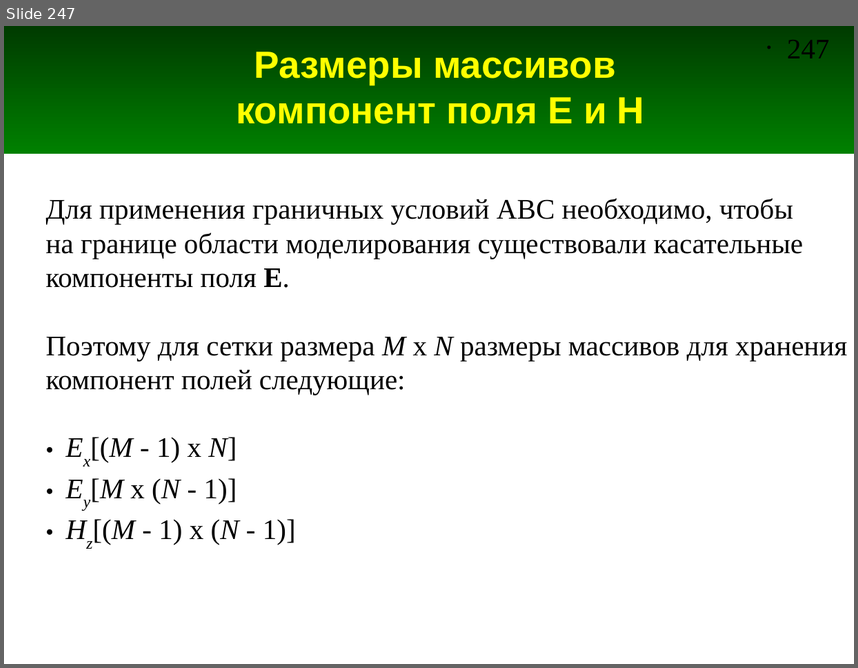
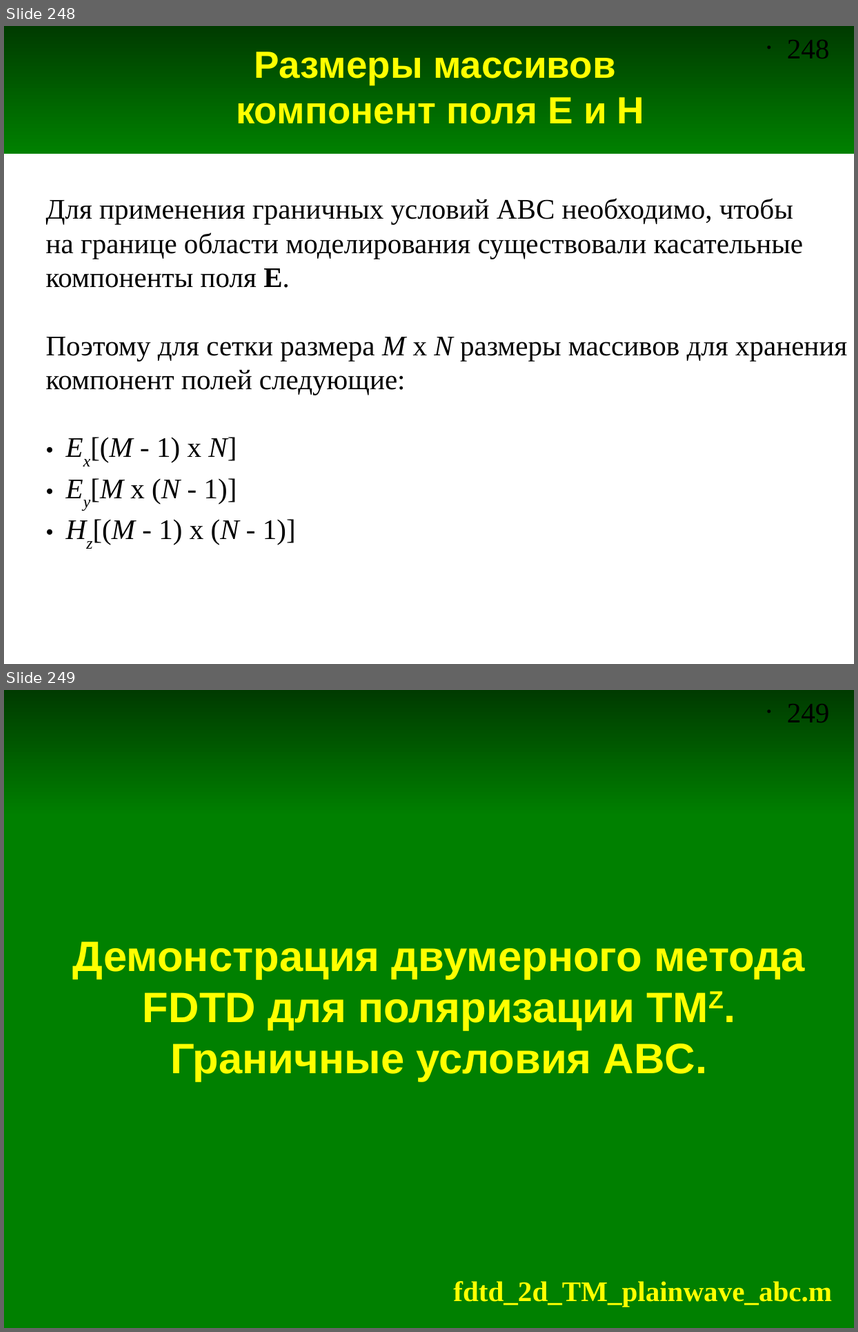
Before and after one commit to andris0147sv/modelling, a slide deck: presentations/2. FDTD.odp. Shown one above the other, each under a label of ours: slide 247 before the commit, slides 248 and 249 after it. The pictures are 858x668 and 858x1332 pixels, drawn with LibreOffice and Linux fonts; fonts in the diff are those of the drawing. Boxes give left, top, right and bottom in pixels: in the first picture for what was removed or moved away, otherwise in the second. Text is boxed around its words. In the diff, an @@ line names an element or a change of style, - is before the commit and + after.

```diff
--- a/presentations/2. FDTD.odp
+++ b/presentations/2. FDTD.odp
@@ slide 249 added at box(4, 690, 854, 1328), background #FFFFFF; not listed: 2 template elements that a slide beside it also shows @@
@@ rectangle added at box(4, 814, 854, 1328), fill #008000, outline #008000 0 pt @@
@@ title added at box(73, 941, 804, 1081), 36 pt, text #FFFF00, bold @@
+Демонстрация двумерного метода FDTD для поляризации TMZ.
+Граничные условия ABC.
@@ text added at box(453, 1281, 832, 1306), 24 pt, text #FFFF00, bold @@
+fdtd_2d_TM_plainwave_abc.m
@@ what was slide 247 is now slide 248 @@
@@ page number at box(787, 40, 830, 58): text changed @@
-• 247
+• 248
```
Also in this commit, not shown: 2 slides changed, 1 other slide added, 4 other files.
